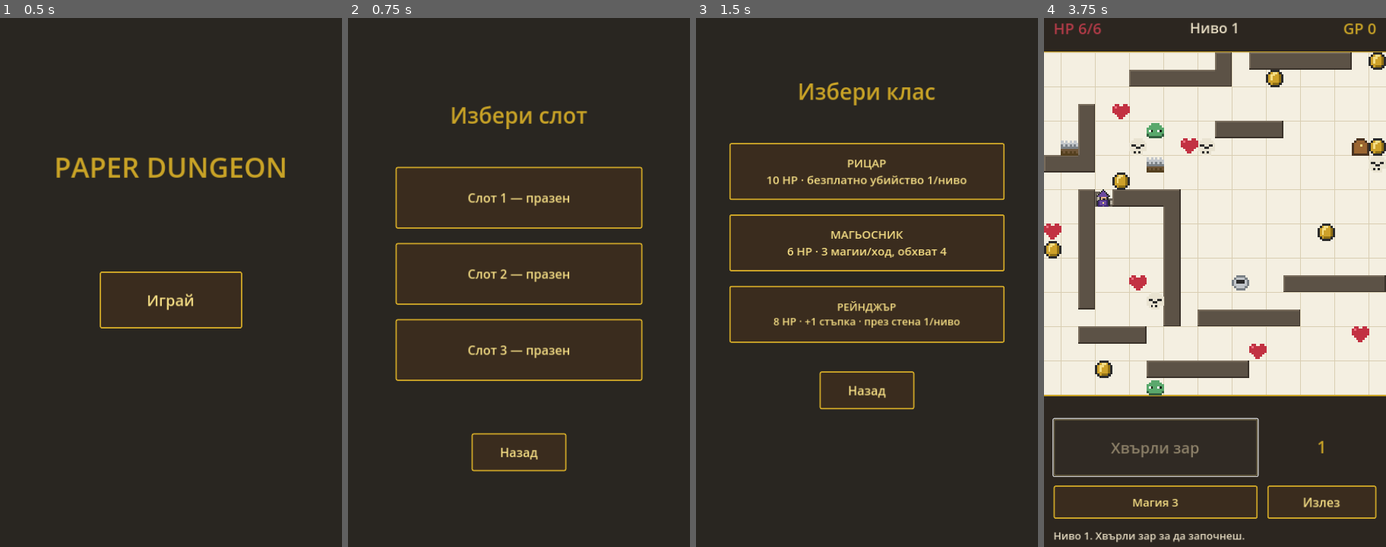
Above: before the commit, frames 1-4 (left to right).
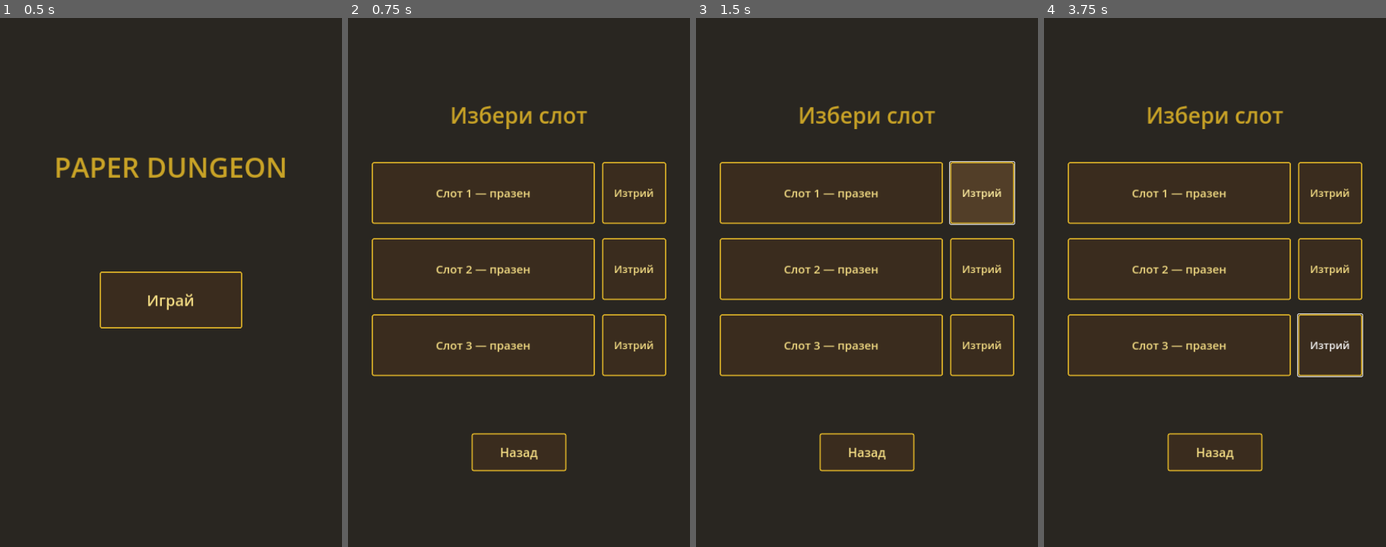
Above: after the commit, the same moments.

Repository: ViliyanSG/paper-dungeon
Game: Godot game, scene res://Main.tscn
Same seed, same stepped clock (60 frames per second), same inputs: the game is played once before the commit and once after it.
Inputs (mouse positions are in pixels of both pictures, inside the frame that each line leads up to):
- Up to frame 1 (0.5 s): no input
- Up to frame 2 (0.75 s): click "Играй" at 0.5 s
- Up to frame 3 (1.5 s): click (983, 192) at 1.25 s, where only the run after the commit has a clickable "Изтрий"
- Up to frame 4 (3.75 s): click (1331, 266) at 2 s, where only the run after the commit has a clickable "Изтрий"; click (1331, 345) at 2.75 s, where only the run after the commit has a clickable "Изтрий"; click (1156, 446) at 3.5 s, where only the run before the commit has a clickable "Хвърли зар"

Frame 1 is identical in both runs. In frame 2, 6.0% of the frame differs, in the area x 6-94%, y 27-69%; in frame 3, 9.5%; in frame 4, 67%, in the area x 0-100%, y 0-100%.

Commit message:
Wipe local saves on new build version (CI stamps run number) + per-slot delete button
Co-Authored-By: Claude Opus 4.8 <noreply@anthropic.com>

Diff:
--- a/main.gd
+++ b/main.gd
@@ -5,6 +5,7 @@
 ## click one to slide there in a straight line. The travelled path is kept
 ## as a continuous pencil line. Touch + mouse supported.
 
+const GAME_VERSION := "dev"   # stamped with the CI build number on release
 const TILE := 36
 const COLS := 20
 const ROWS := 20
@@ -112,7 +113,30 @@
 func _ready() -> void:
 	randomize()
 	_build_ui()
+	_check_version_wipe()
 	_show_menu()
+
+
+# Wipe local save slots whenever the build version changes.
+func _check_version_wipe() -> void:
+	var stored := ""
+	if FileAccess.file_exists("user://version.txt"):
+		var f := FileAccess.open("user://version.txt", FileAccess.READ)
+		if f:
+			stored = f.get_as_text().strip_edges()
+			f.close()
+	if stored == GAME_VERSION:
+		return
+	var d := DirAccess.open("user://")
+	if d:
+		for i in 3:
+			var fname := "slot_%d.save" % i
+			if d.file_exists(fname):
+				d.remove(fname)
+	var wf := FileAccess.open("user://version.txt", FileAccess.WRITE)
+	if wf:
+		wf.store_string(GAME_VERSION)
+		wf.close()
 
 
 # =====================================================================
@@ -176,10 +200,13 @@
 	stitle.horizontal_alignment = HORIZONTAL_ALIGNMENT_CENTER
 	slot_buttons = []
 	for i in 3:
-		var sbtn := _make_button(slots_ui, "", Vector2(100, 340 + i * 160), Vector2(520, 130))
-		sbtn.add_theme_font_size_override("font_size", 26)
+		var sbtn := _make_button(slots_ui, "", Vector2(50, 330 + i * 160), Vector2(470, 130))
+		sbtn.add_theme_font_size_override("font_size", 24)
 		sbtn.pressed.connect(_on_slot_pressed.bind(i))
 		slot_buttons.append(sbtn)
+		var del := _make_button(slots_ui, "Изтрий", Vector2(535, 330 + i * 160), Vector2(135, 130))
+		del.add_theme_font_size_override("font_size", 22)
+		del.pressed.connect(_delete_slot.bind(i))
 	var back_btn := _make_button(slots_ui, "Назад", Vector2(260, 900), Vector2(200, 80))
 	back_btn.add_theme_font_size_override("font_size", 26)
 	back_btn.pressed.connect(_show_menu)
@@ -388,6 +415,16 @@
 	var txt := f.get_as_text()
 	f.close()
 	return JSON.parse_string(txt)
+
+
+func _delete_slot(i: int) -> void:
+	var fname := "slot_%d.save" % i
+	var d := DirAccess.open("user://")
+	if d and d.file_exists(fname):
+		d.remove(fname)
+	if current_slot == i:
+		current_slot = -1
+	_refresh_slots()
 
 
 func _refresh_slots() -> void:
Not shown, changed: .github/workflows/build.yml
